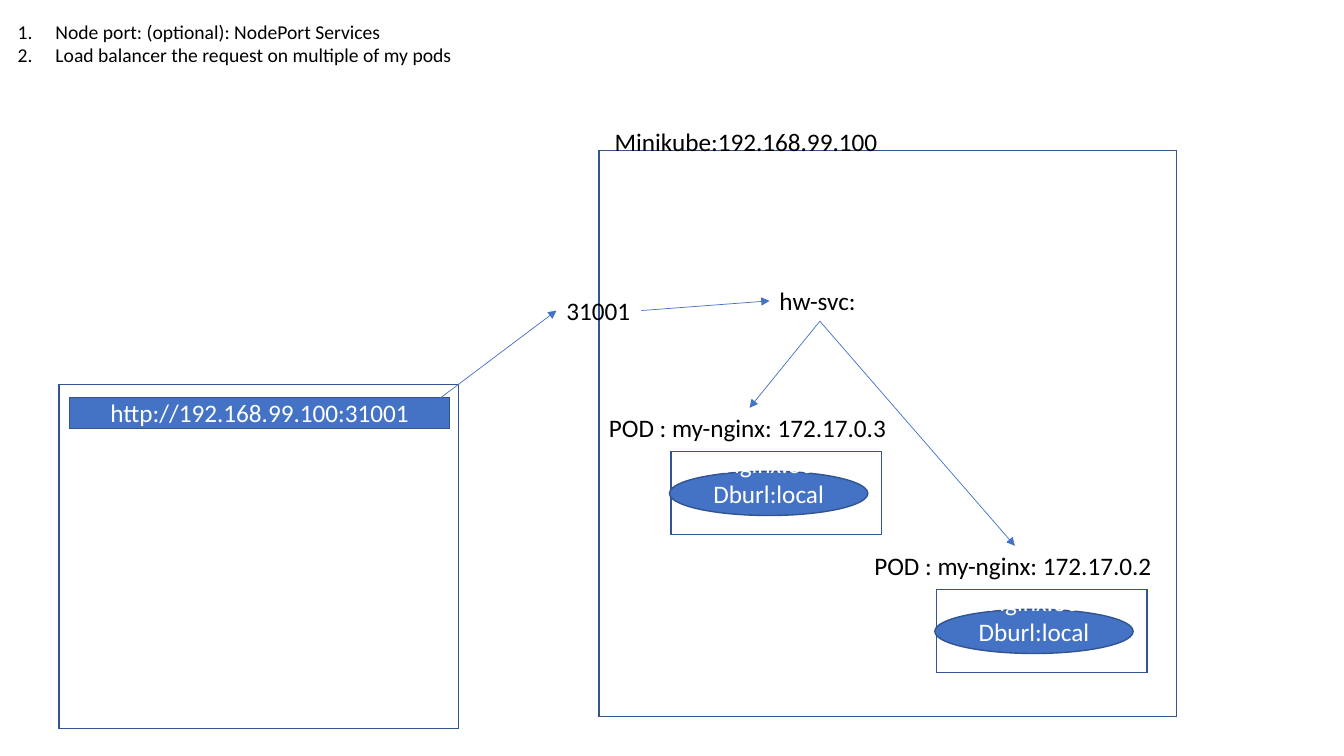
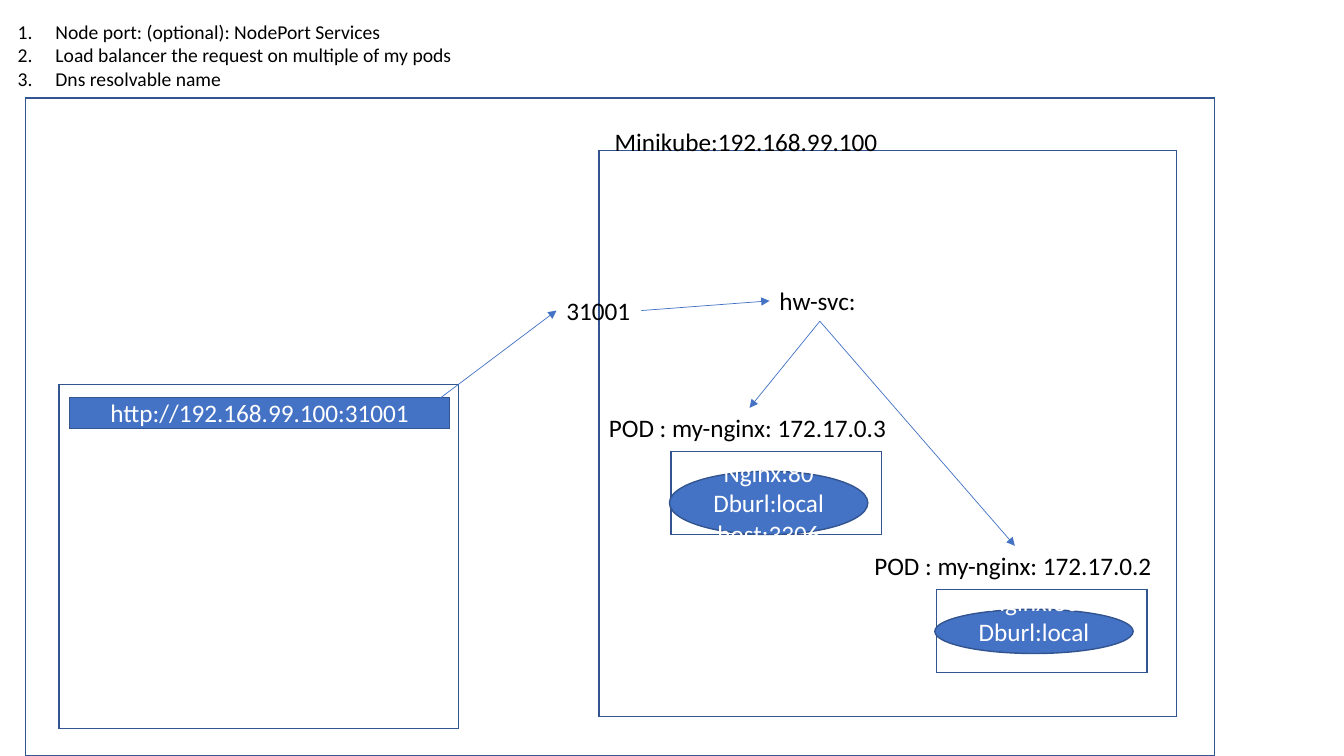
Before and after one commit to AdityaSP/ora-sg-apr-9-k8s, a slide deck: slide 10 of rough-diag.pptx. Drawn at 1344x756 pixels with LibreOffice and Linux fonts; fonts in the diff are those of the drawing. Boxes give left, top, right and bottom in pixels: in the first picture for what was removed or moved away, otherwise in the second. Text is boxed around its words. In the diff, an @@ line names an element or a change of style, - is before the commit and + after.

```diff
--- a/rough-diag.pptx
+++ b/rough-diag.pptx
@@ text at bbox=[55, 72, 221, 86]: paragraph added @@
+3. Dns resolvable name
@@ rectangle added at bbox=[25, 98, 1215, 756], outline #325491 1 pt @@
@@ ellipse "Nginx:80": place and size @@
-ellipse "Nginx:80" at bbox=[669, 472, 868, 516]
+ellipse "Nginx:80" at bbox=[669, 472, 868, 535]
```
Also in this commit, not shown: 5 slides added.
